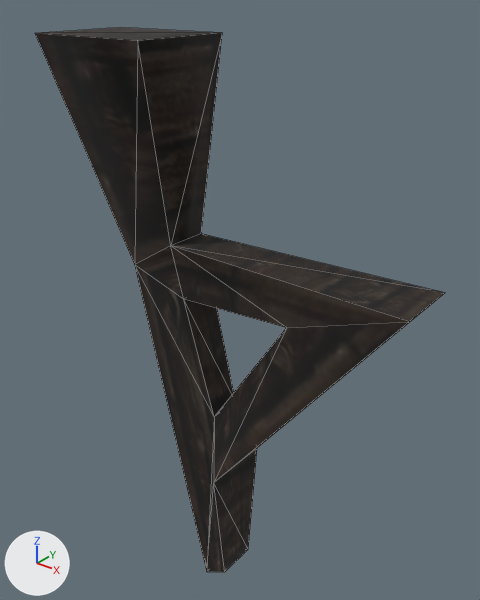
Two versions of the COLLADA model art/Packs/Tunnels/Morags/torch.DAE, one commit apart.
The view is the same before and after, from a 50 mm camera at (0.155, -0.219, 0.299) aimed at (-0.022, 0.002, 0.162). The axes (+X, +Y, +Z) are drawn at lower left. The lights are the same throughout. Mesh edges are drawn as thin lines. Where no turn or scale is listed for an object, it has been applied to the vertices.

In view in the first picture: 'torch_PIVOT'.
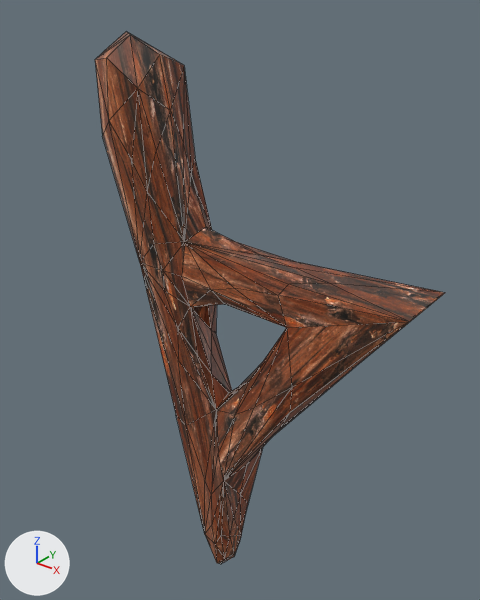
Changed parts and their boxes (x1, y1, x2, y2) in the pictures (480 x 600 px):
'torch_PIVOT', reshaped (15% narrower)
    before: (35, 27, 445, 572)
    after: (95, 32, 445, 564)

What the commit changed:
Picture 'BraceWood_dif.dds' (img_bracewood_dif_dds) is new.
Material 'BraceWood_dif' (mat_bracewood_dif) is new.
Its texture is img_bracewood_dif_dds.
Its roughness is 0.35.
me_torch is used by ob_torch_pivot; location (-0.0606, 0.006, 0.1768).
me_torch had 22 vertices, 44 faces and spanned x -0.046..0.134, y -0.04..0.01, z -0.178..0.1.
me_torch no longer uses material mat_fw (picture img_woodsmpl01_jpg).
me_torch now has 128 vertices, 256 faces and spans x -0.032..0.134, y -0.031..0.001, z -0.175..0.1.
Part 1, on me_torch:
18 vertices are removed from x -0.046..0.045, y -0.04..0.01, z -0.178..0.1.
44 faces are deleted.
124 vertices are added at x -0.032..0.105, y -0.031..0.001, z -0.175..0.1.
256 new faces join them.
me_torch now uses material mat_bracewood_dif (picture img_bracewood_dif_dds).
